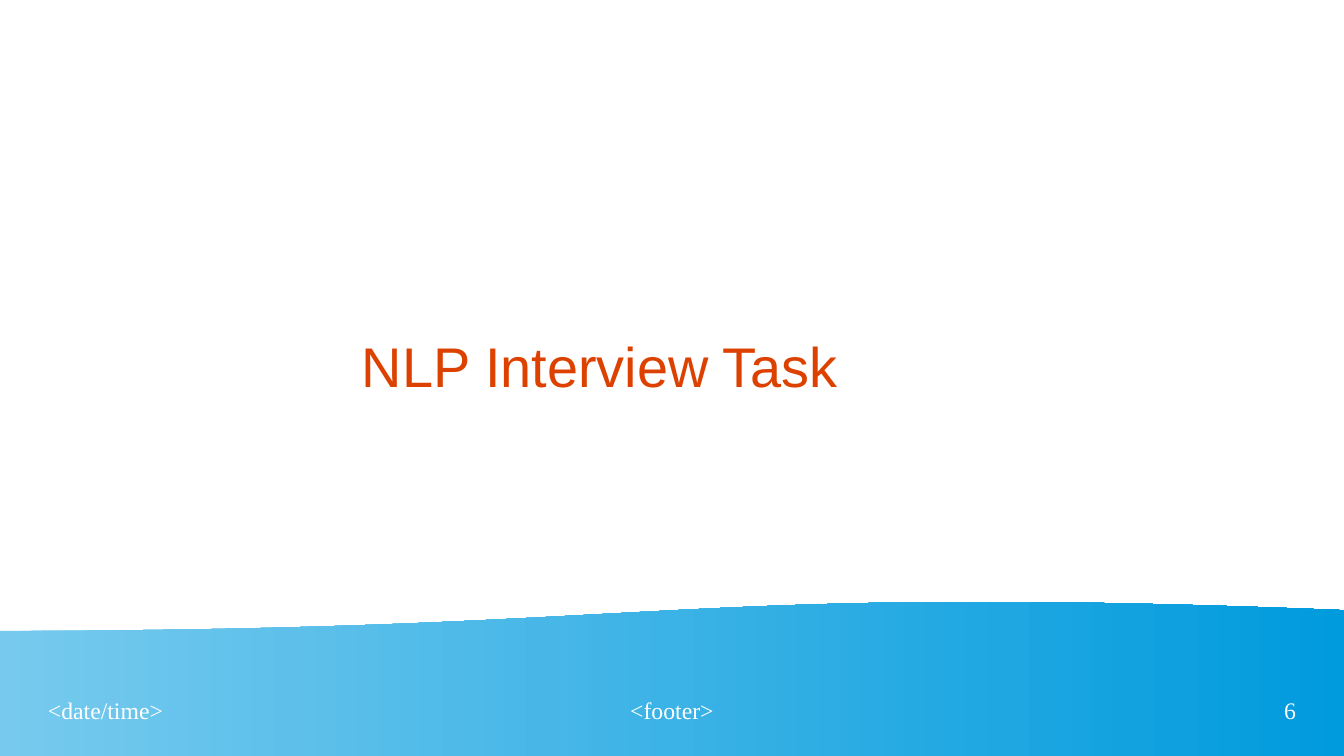
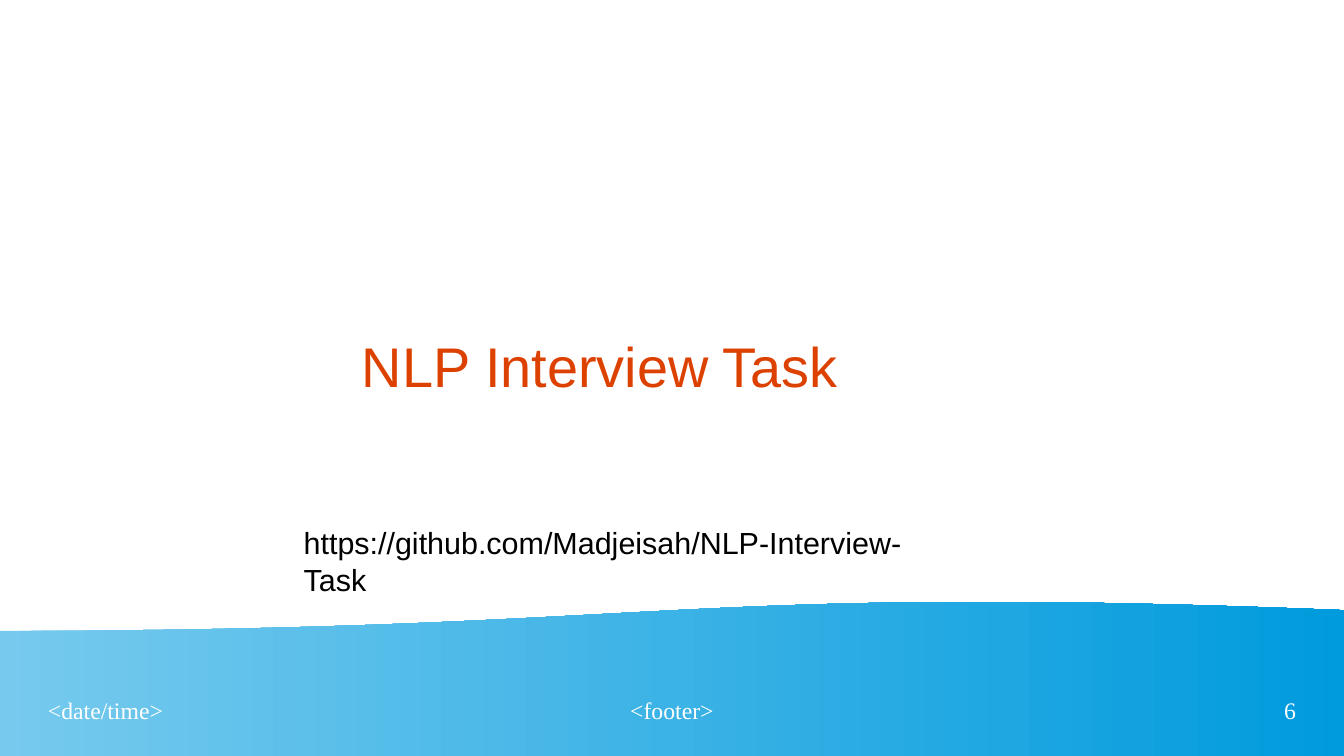
Before and after one commit to Madjeisah/NLP-Interview-Task, a slide deck: slide 6 of presentation.odp. Drawn at 1344x756 pixels with LibreOffice and Linux fonts; fonts in the diff are those of the drawing. Boxes give left, top, right and bottom in pixels: in the first picture for what was removed or moved away, otherwise in the second. Text is boxed around its words. In the diff, an @@ line names an element or a change of style, - is before the commit and + after.

```diff
--- a/presentation.odp
+++ b/presentation.odp
@@ text added at (x1=304, y1=532, x2=902, y2=592), 18 pt, text #000000 @@
+https://github.com/Madjeisah/NLP-Interview-Task
```
Also in this commit, not shown: 1 other slide changed.
